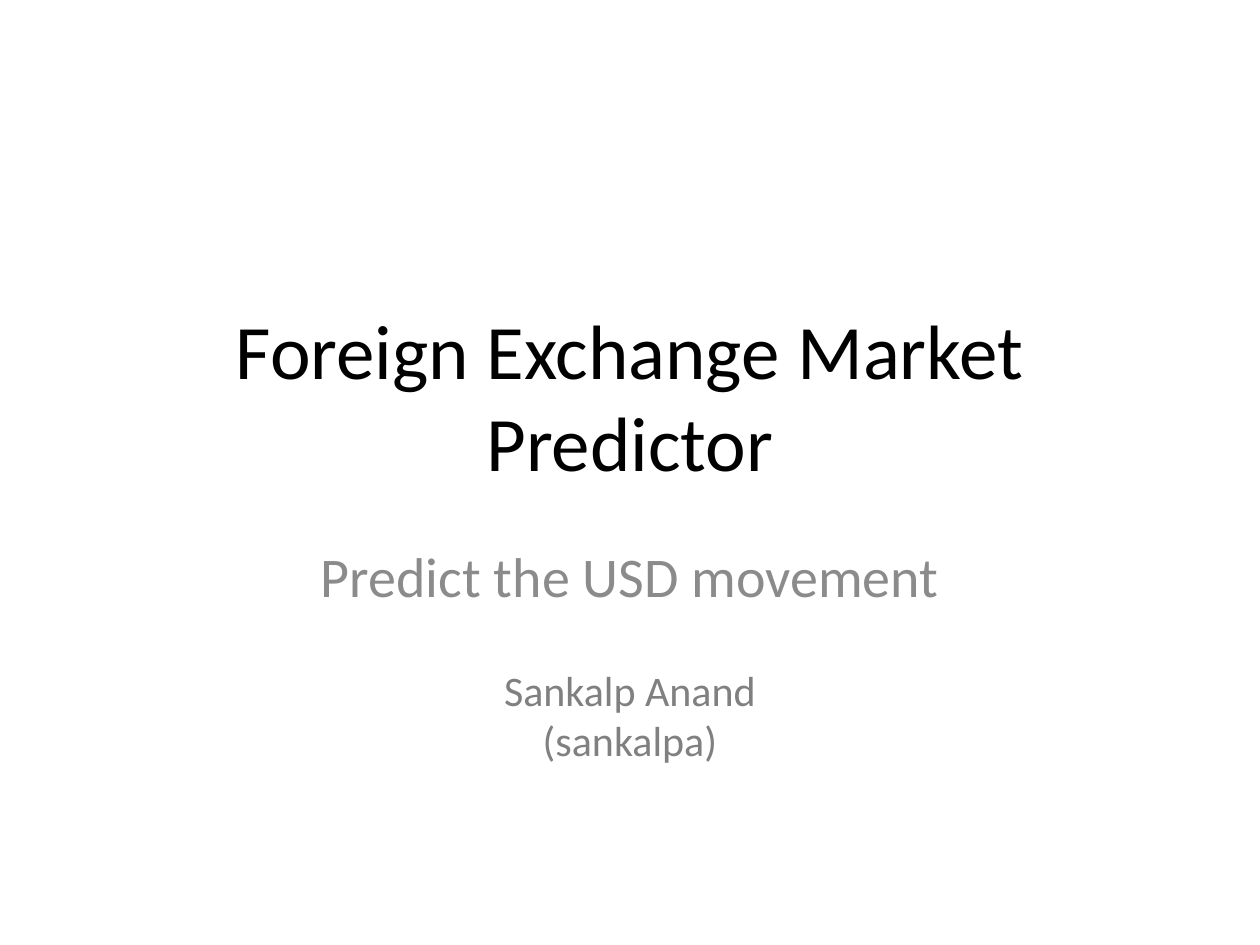
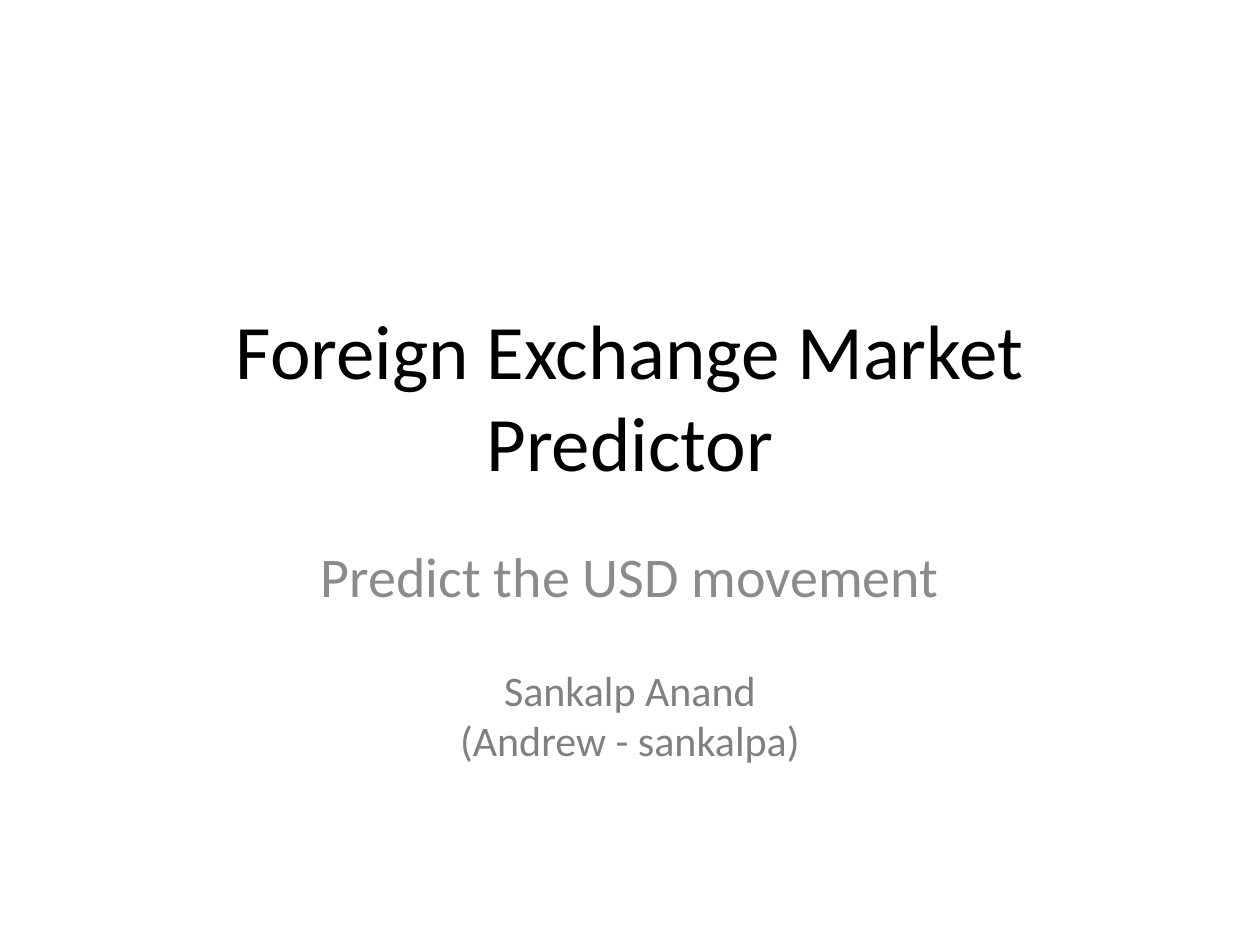
Before and after one commit to sankalpanand/Foreign-Exchange, a slide deck: slide 1 of Assignment7/Assignment 7 - NTAP.pptx. Drawn at 1260x945 pixels with LibreOffice and Linux fonts; fonts in the diff are those of the drawing. Boxes give left, top, right and bottom in pixels: in the first picture for what was removed or moved away, otherwise in the second. Text is boxed around its words. In the diff, an @@ line names an element or a change of style, - is before the commit and + after.

Commit message:
EDIT: Made some editingdde

```diff
--- a/Assignment7/Assignment 7 - NTAP.pptx
+++ b/Assignment7/Assignment 7 - NTAP.pptx
@@ text at <box>460,725,800,763</box>: text changed @@
-(sankalpa)
+(Andrew - sankalpa)
```
